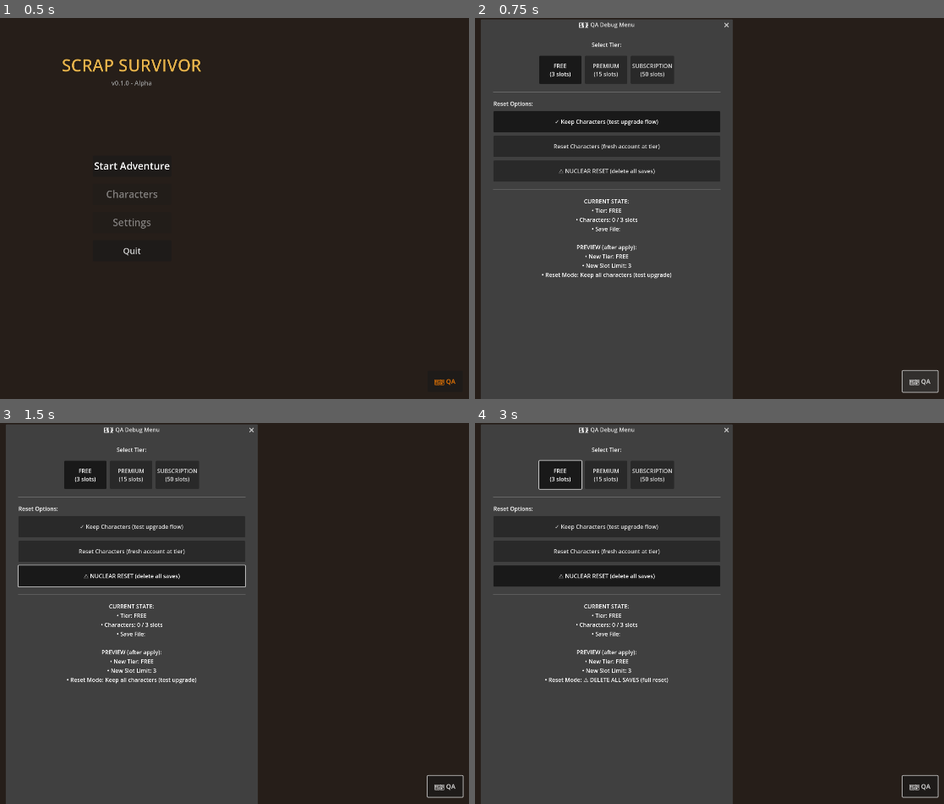
Above: before the commit, frames 1-4 (two rows, left to right).
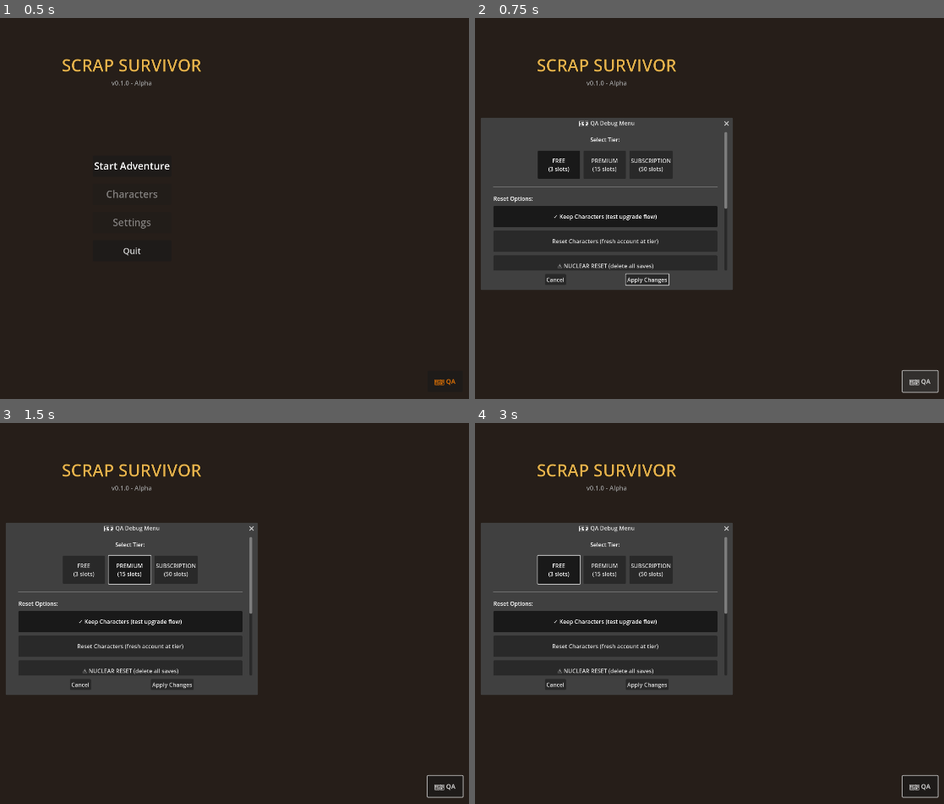
Above: after the commit, the same moments.

Repository: alanjayspector/scrap-survivor-godot
Game: Godot game, scene res://scenes/hub/scrapyard.tscn
Two runs of this game, one before a commit and one after it. Both use one fixed random seed, a clock stepped at 60 frames per second and the inputs below. Sound files missing from this copy of the repository are replaced by a short silence.
Inputs:
- Up to frame 1 (0.5 s): no input
- Up to frame 2 (0.75 s): click "🛠️ QA" at 0.5 s
- Up to frame 3 (1.5 s): click "Start Adventure" at 1.25 s
- Up to frame 4 (3 s): click "Start Adventure" at 2 s; click "FREE (3 slots)" at 2.75 s

Frame 1 is identical in both runs. In frame 2, 33% of the frame differs, in the area x 1-55%, y 0-100%; in frame 3, 33%; in frame 4, 33%.
Error before the commit: Invalid access to property or key 'SAVE_PATH' on a base object of type 'Node (save_manager.gd)'. (res://scripts/debug/debug_menu.gd:280)

Commit message:
fix(phase2): improve mobile UX for wave complete, game over, and debug menus
Applied expert-recommended mobile UX improvements to all modal dialogs:

Wave Complete Menu:
- Increased modal size: 400x300pt → 500x400pt
- Added 24px padding via MarginContainer
- Buttons: 140x60pt → 180x70pt (WCAG AAA compliant)
- Enhanced spacing and typography (title 32→36pt)

Game Over Menu:
- Increased modal size: 400x300pt → 500x400pt
- Added 24px padding via MarginContainer
- Buttons: 200x60pt → 180x70pt
- Enhanced spacing and typography

Debug Menu:
- Added ScrollContainer to prevent content overflow
- Increased size: 600x500pt → 700x650pt
- Fixed SAVE_PATH error (SaveManager → SaveSystem.SAVE_DIR)
- Apply button now always visible

All menus now share consistent mobile-friendly UX standards with proper
touch targets, comfortable spacing, and better visual hierarchy.

🤖 Generated with [Claude Code](https://claude.com/claude-code)

Co-Authored-By: Claude <noreply@anthropic.com>

Diff:
--- a/scenes/debug/debug_menu.tscn
+++ b/scenes/debug/debug_menu.tscn
@@ -5,49 +5,54 @@
 [node name="DebugMenu" type="ConfirmationDialog"]
 title = "🛠️ QA Debug Menu"
 initial_position = 2
-size = Vector2i(600, 500)
+size = Vector2i(700, 650)
 ok_button_text = "Apply Changes"
 dialog_text = "Change tier and reset account for testing"
 script = ExtResource("1_debug")
 
-[node name="MarginContainer" type="MarginContainer" parent="."]
+[node name="ScrollContainer" type="ScrollContainer" parent="."]
 offset_left = 8.0
 offset_top = 8.0
-offset_right = 592.0
-offset_bottom = 451.0
+offset_right = 692.0
+offset_bottom = 601.0
+
+[node name="MarginContainer" type="MarginContainer" parent="ScrollContainer"]
+layout_mode = 2
+size_flags_horizontal = 3
+size_flags_vertical = 3
 theme_override_constants/margin_left = 20
-theme_override_constants/margin_top = 20
+theme_override_constants/margin_top = 10
 theme_override_constants/margin_right = 20
-theme_override_constants/margin_bottom = 20
+theme_override_constants/margin_bottom = 10
 
-[node name="VBoxContainer" type="VBoxContainer" parent="MarginContainer"]
+[node name="VBoxContainer" type="VBoxContainer" parent="ScrollContainer/MarginContainer"]
 layout_mode = 2
 theme_override_constants/separation = 20
 
-[node name="TierLabel" type="Label" parent="MarginContainer/VBoxContainer"]
+[node name="TierLabel" type="Label" parent="ScrollContainer/MarginContainer/VBoxContainer"]
 layout_mode = 2
 text = "Select Tier:"
 horizontal_alignment = 1
 vertical_alignment = 1
 
-[node name="TierButtonsContainer" type="HBoxContainer" parent="MarginContainer/VBoxContainer"]
+[node name="TierButtonsContainer" type="HBoxContainer" parent="ScrollContainer/MarginContainer/VBoxContainer"]
 unique_name_in_owner = true
 layout_mode = 2
 theme_override_constants/separation = 10
 alignment = 1
 
-[node name="Separator1" type="HSeparator" parent="MarginContainer/VBoxContainer"]
+[node name="Separator1" type="HSeparator" parent="ScrollContainer/MarginContainer/VBoxContainer"]
 layout_mode = 2
 
-[node name="ResetOptionsContainer" type="VBoxContainer" parent="MarginContainer/VBoxContainer"]
+[node name="ResetOptionsContainer" type="VBoxContainer" parent="ScrollContainer/MarginContainer/VBoxContainer"]
 unique_name_in_owner = true
 layout_mode = 2
 theme_override_constants/separation = 10
 
-[node name="Separator2" type="HSeparator" parent="MarginContainer/VBoxContainer"]
+[node name="Separator2" type="HSeparator" parent="ScrollContainer/MarginContainer/VBoxContainer"]
 layout_mode = 2
 
-[node name="StatusLabel" type="Label" parent="MarginContainer/VBoxContainer"]
+[node name="StatusLabel" type="Label" parent="ScrollContainer/MarginContainer/VBoxContainer"]
 unique_name_in_owner = true
 layout_mode = 2
 text = "Status will appear here..."
--- a/scenes/game/wasteland.tscn
+++ b/scenes/game/wasteland.tscn
@@ -64,49 +64,58 @@
 anchor_top = 0.5
 anchor_right = 0.5
 anchor_bottom = 0.5
-offset_left = -200.0
-offset_top = -150.0
-offset_right = 200.0
-offset_bottom = 150.0
+offset_left = -250.0
+offset_top = -200.0
+offset_right = 250.0
+offset_bottom = 200.0
 grow_horizontal = 2
 grow_vertical = 2
 theme_override_styles/panel = SubResource("StyleBoxFlat_game_over_bg")
 script = ExtResource("4_game_over_screen")
 
-[node name="Content" type="VBoxContainer" parent="UI/GameOverScreen"]
+[node name="PaddingContainer" type="MarginContainer" parent="UI/GameOverScreen"]
 layout_mode = 1
 anchors_preset = 15
 anchor_right = 1.0
 anchor_bottom = 1.0
-offset_left = 20.0
-offset_top = 20.0
-offset_right = -20.0
-offset_bottom = -20.0
 grow_horizontal = 2
 grow_vertical = 2
+theme_override_constants/margin_left = 24
+theme_override_constants/margin_top = 24
+theme_override_constants/margin_right = 24
+theme_override_constants/margin_bottom = 24
 
-[node name="GameOverLabel" type="Label" parent="UI/GameOverScreen/Content"]
+[node name="Content" type="VBoxContainer" parent="UI/GameOverScreen/PaddingContainer"]
+layout_mode = 2
+theme_override_constants/separation = 20
+
+[node name="GameOverLabel" type="Label" parent="UI/GameOverScreen/PaddingContainer/Content"]
 layout_mode = 2
 theme_override_colors/font_outline_color = Color(0, 0, 0, 1)
 theme_override_constants/outline_size = 3
-theme_override_font_sizes/font_size = 32
+theme_override_font_sizes/font_size = 36
 text = "Game Over"
 horizontal_alignment = 1
 
-[node name="StatsDisplay" type="VBoxContainer" parent="UI/GameOverScreen/Content"]
+[node name="StatsDisplay" type="VBoxContainer" parent="UI/GameOverScreen/PaddingContainer/Content"]
 layout_mode = 2
 size_flags_vertical = 3
+theme_override_constants/separation = 12
 
-[node name="RetryButton" type="Button" parent="UI/GameOverScreen/Content"]
-custom_minimum_size = Vector2(200, 60)
+[node name="ButtonsContainer" type="VBoxContainer" parent="UI/GameOverScreen/PaddingContainer/Content"]
 layout_mode = 2
-theme_override_font_sizes/font_size = 28
+theme_override_constants/separation = 15
+
+[node name="RetryButton" type="Button" parent="UI/GameOverScreen/PaddingContainer/Content/ButtonsContainer"]
+custom_minimum_size = Vector2(180, 70)
+layout_mode = 2
+theme_override_font_sizes/font_size = 22
 text = "Retry"
 
-[node name="MainMenuButton" type="Button" parent="UI/GameOverScreen/Content"]
-custom_minimum_size = Vector2(200, 60)
+[node name="MainMenuButton" type="Button" parent="UI/GameOverScreen/PaddingContainer/Content/ButtonsContainer"]
+custom_minimum_size = Vector2(180, 70)
 layout_mode = 2
-theme_override_font_sizes/font_size = 28
+theme_override_font_sizes/font_size = 22
 text = "Main Menu"
 
 [node name="GameController" type="Node" parent="."]
--- a/scenes/ui/game_over_screen.gd
+++ b/scenes/ui/game_over_screen.gd
@@ -4,10 +4,10 @@
 signal retry_pressed
 signal main_menu_pressed
 
-@onready var game_over_label: Label = $Content/GameOverLabel
-@onready var stats_display: VBoxContainer = $Content/StatsDisplay
-@onready var retry_button: Button = $Content/RetryButton
-@onready var main_menu_button: Button = $Content/MainMenuButton
+@onready var game_over_label: Label = $PaddingContainer/Content/GameOverLabel
+@onready var stats_display: VBoxContainer = $PaddingContainer/Content/StatsDisplay
+@onready var retry_button: Button = $PaddingContainer/Content/ButtonsContainer/RetryButton
+@onready var main_menu_button: Button = $PaddingContainer/Content/ButtonsContainer/MainMenuButton
 
 
 func _ready() -> void:
@@ -45,6 +45,7 @@
 	label.add_theme_font_size_override("font_size", 24)  # Mobile-friendly font size
 	label.add_theme_color_override("font_outline_color", Color.BLACK)
 	label.add_theme_constant_override("outline_size", 3)
+	label.add_theme_constant_override("line_spacing", 4)  # Better line height
 	label.horizontal_alignment = HORIZONTAL_ALIGNMENT_CENTER
 	stats_display.add_child(label)
 
--- a/scenes/ui/wave_complete_screen.gd
+++ b/scenes/ui/wave_complete_screen.gd
@@ -5,10 +5,10 @@
 signal next_wave_pressed
 signal return_to_hub_pressed
 
-@onready var victory_label: Label = $Content/VictoryLabel
-@onready var stats_display: VBoxContainer = $Content/StatsDisplay
-@onready var next_wave_button: Button = $Content/ButtonsContainer/NextWaveButton
-@onready var hub_button: Button = $Content/ButtonsContainer/HubButton
+@onready var victory_label: Label = $PaddingContainer/Content/VictoryLabel
+@onready var stats_display: VBoxContainer = $PaddingContainer/Content/StatsDisplay
+@onready var next_wave_button: Button = $PaddingContainer/Content/ButtonsContainer/NextWaveButton
+@onready var hub_button: Button = $PaddingContainer/Content/ButtonsContainer/HubButton
 
 
 func _ready() -> void:
@@ -24,7 +24,7 @@
 
 	# Ensure hub button is visible and properly sized
 	hub_button.visible = true
-	hub_button.custom_minimum_size = Vector2(150, 60)  # Match NextWaveButton size
+	hub_button.custom_minimum_size = Vector2(180, 70)  # Match NextWaveButton size (mobile-friendly)
 
 	print("[WaveComplete] Buttons initialized - Hub: ", hub_button, " Next: ", next_wave_button)
 
@@ -63,6 +63,7 @@
 	label.add_theme_font_size_override("font_size", 24)  # Mobile-friendly font size
 	label.add_theme_color_override("font_outline_color", Color.BLACK)
 	label.add_theme_constant_override("outline_size", 3)
+	label.add_theme_constant_override("line_spacing", 4)  # Better line height
 	label.horizontal_alignment = HORIZONTAL_ALIGNMENT_CENTER
 	stats_display.add_child(label)
 
--- a/scenes/ui/wave_complete_screen.tscn
+++ b/scenes/ui/wave_complete_screen.tscn
@@ -20,55 +20,62 @@
 anchor_top = 0.5
 anchor_right = 0.5
 anchor_bottom = 0.5
-offset_left = -200.0
-offset_top = -150.0
-offset_right = 200.0
-offset_bottom = 150.0
+offset_left = -250.0
+offset_top = -200.0
+offset_right = 250.0
+offset_bottom = 200.0
 grow_horizontal = 2
 grow_vertical = 2
 theme_override_styles/panel = SubResource("StyleBoxFlat_panel_bg")
 script = ExtResource("1_wave_complete_script")
 
 
-[node name="Content" type="VBoxContainer" parent="."]
+[node name="PaddingContainer" type="MarginContainer" parent="."]
 layout_mode = 1
 anchors_preset = 15
 anchor_right = 1.0
 anchor_bottom = 1.0
 grow_horizontal = 2
 grow_vertical = 2
-theme_override_constants/separation = 10
+theme_override_constants/margin_left = 24
+theme_override_constants/margin_top = 24
+theme_override_constants/margin_right = 24
+theme_override_constants/margin_bottom = 24
 
-[node name="VictoryLabel" type="Label" parent="Content"]
+[node name="Content" type="VBoxContainer" parent="PaddingContainer"]
+layout_mode = 2
+theme_override_constants/separation = 20
+
+[node name="VictoryLabel" type="Label" parent="PaddingContainer/Content"]
 layout_mode = 2
 theme_override_colors/font_outline_color = Color(0, 0, 0, 1)
 theme_override_constants/outline_size = 3
-theme_override_font_sizes/font_size = 32
+theme_override_font_sizes/font_size = 36
 text = "Wave 1 Complete!"
 horizontal_alignment = 1
 
-[node name="StatsDisplay" type="VBoxContainer" parent="Content"]
+[node name="StatsDisplay" type="VBoxContainer" parent="PaddingContainer/Content"]
 layout_mode = 2
 size_flags_vertical = 3
-theme_override_constants/separation = 5
+theme_override_constants/separation = 12
 
-[node name="ButtonsContainer" type="HBoxContainer" parent="Content"]
+[node name="ButtonsContainer" type="HBoxContainer" parent="PaddingContainer/Content"]
 layout_mode = 2
-theme_override_constants/separation = 20
+theme_override_constants/separation = 30
 alignment = 1
 
-[node name="HubButton" type="Button" parent="Content/ButtonsContainer"]
+[node name="HubButton" type="Button" parent="PaddingContainer/Content/ButtonsContainer"]
 visible = true
-custom_minimum_size = Vector2(140, 60)
+custom_minimum_size = Vector2(180, 70)
 layout_mode = 2
 size_flags_horizontal = 3
-theme_override_font_sizes/font_size = 20
+theme_override_font_sizes/font_size = 22
 text = "Hub"
 
-[node name="NextWaveButton" type="Button" parent="Content/ButtonsContainer"]
+[node name="NextWaveButton" type="Button" parent="PaddingContainer/Content/ButtonsContainer"]
 visible = true
-custom_minimum_size = Vector2(140, 60)
+custom_minimum_size = Vector2(180, 70)
 layout_mode = 2
 size_flags_horizontal = 3
-theme_override_font_sizes/font_size = 20
+theme_override_font_sizes/font_size = 22
 text = "Next Wave"
--- a/scripts/debug/debug_menu.gd
+++ b/scripts/debug/debug_menu.gd
@@ -65,7 +65,7 @@
 	dialog_text = ""  # Clear default text - we're using custom UI
 	ok_button_text = "Apply Changes"
 	cancel_button_text = "Cancel"
-	size = Vector2i(700, 600)  # Ensure dialog is large enough
+	size = Vector2i(700, 650)  # Increased height to prevent button cutoff (matches .tscn)
 
 	GameLogger.info("[DEBUG MENU] Dialog properties set")
 
@@ -277,7 +277,8 @@
 
 
 func _get_save_file_size() -> String:
-	var save_path = SaveManager.SAVE_PATH % 0
+	# Construct save path using SaveSystem's constants
+	var save_path = SaveSystem.SAVE_DIR + "save_%d.cfg" % 0
 	if not FileAccess.file_exists(save_path):
 		return "No save file"
 
